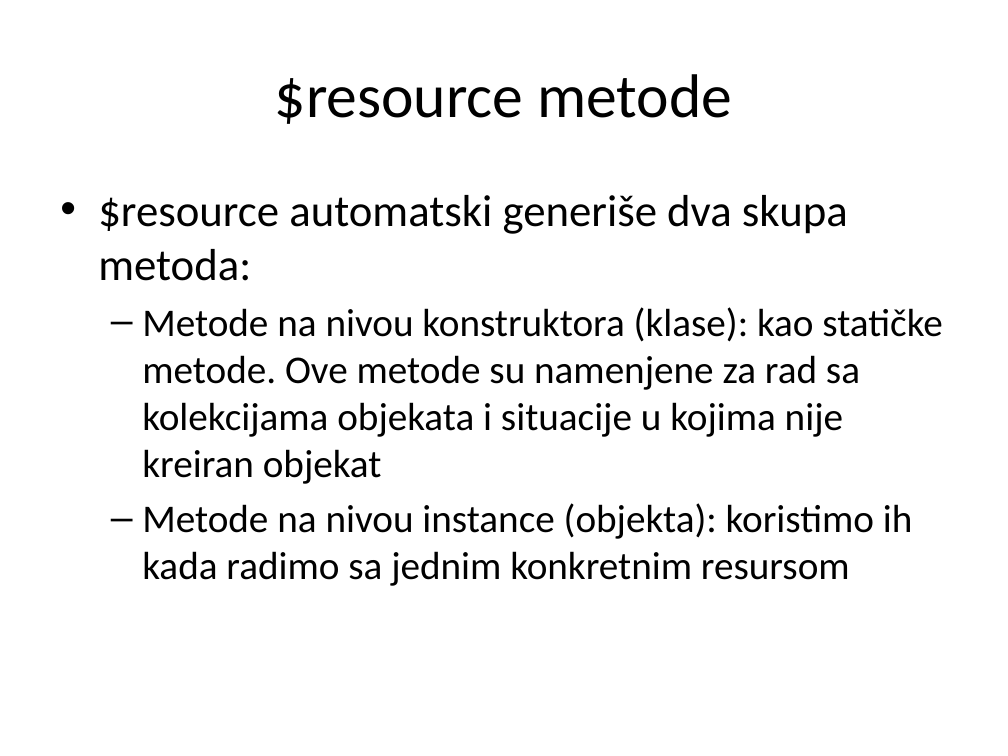
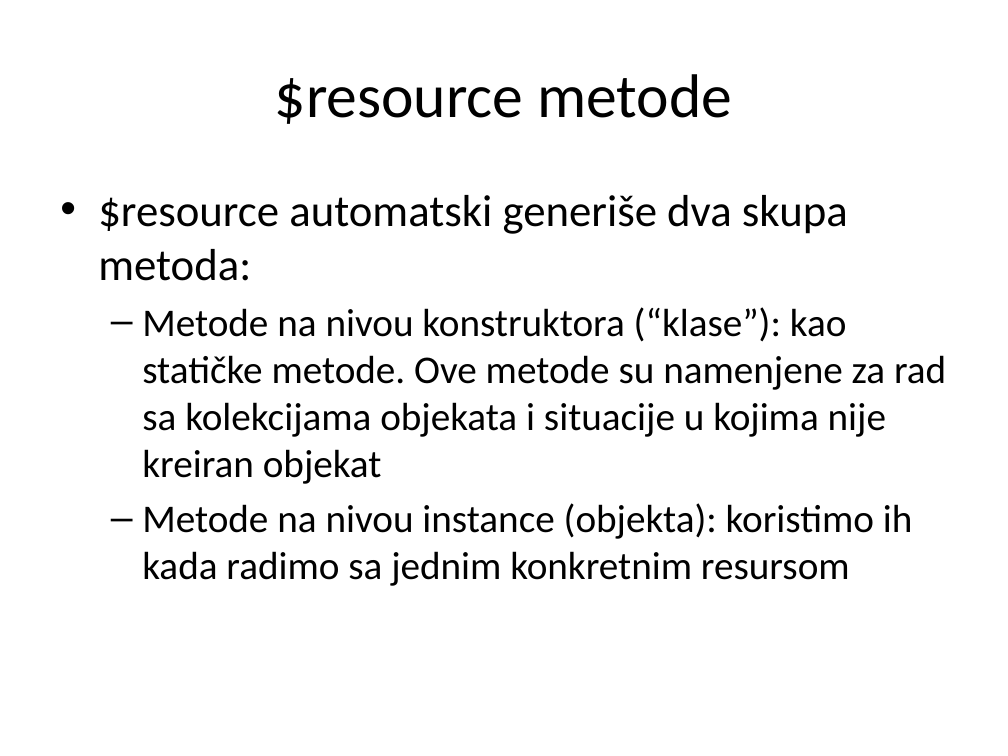
Before and after one commit to XWS2016/AngularJS, a slide deck: slide 10 of 03_RESTPozivi/03 REST Pozivi.pptx. Drawn at 1008x756 pixels with LibreOffice and Linux fonts; fonts in the diff are those of the drawing. Boxes give left, top, right and bottom in pixels: in the first picture for what was removed or moved away, otherwise in the second. Text is boxed around its words. In the diff, an @@ line names an element or a change of style, - is before the commit and + after.

```diff
--- a/03_RESTPozivi/03 REST Pozivi.pptx
+++ b/03_RESTPozivi/03 REST Pozivi.pptx
@@ text at box(142, 307, 946, 484): text changed @@
-  – Metode na nivou konstruktora (klase): kao statičke metode. Ove metode su namenjene za rad sa kolekcijama objekata i situacije u kojima nije kreiran objekat
+  – Metode na nivou konstruktora (“klase”): kao statičke metode. Ove metode su namenjene za rad sa kolekcijama objekata i situacije u kojima nije kreiran objekat
```
Also in this commit, not shown: 1 other slide changed, 47 other files.
